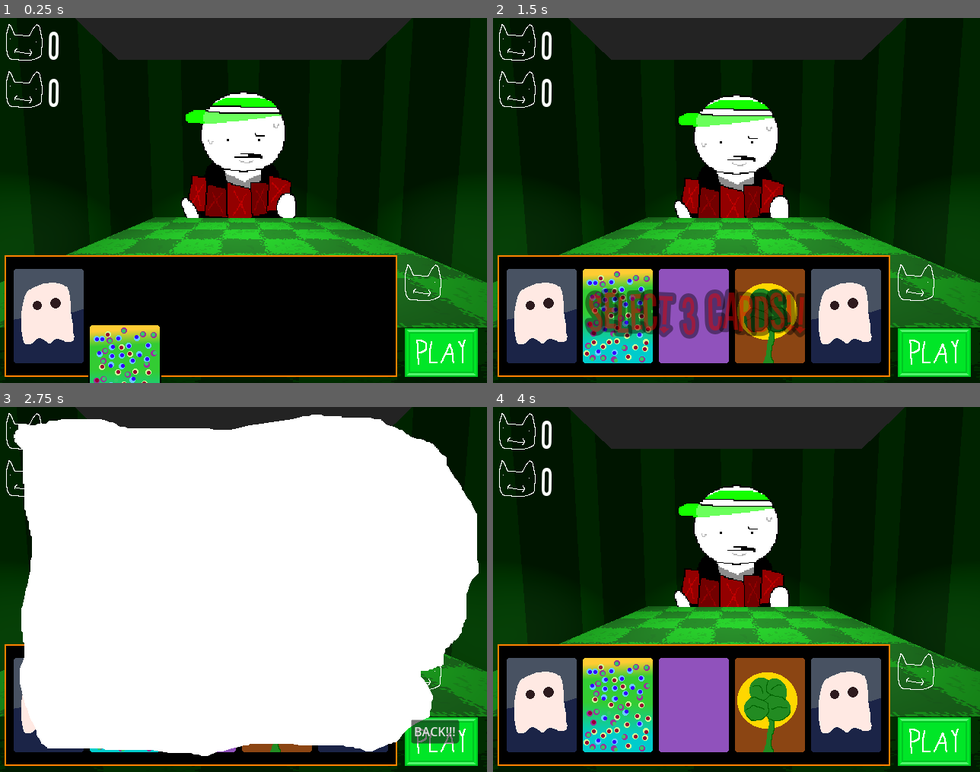
Above: before the commit, frames 1-4 (two rows, left to right).
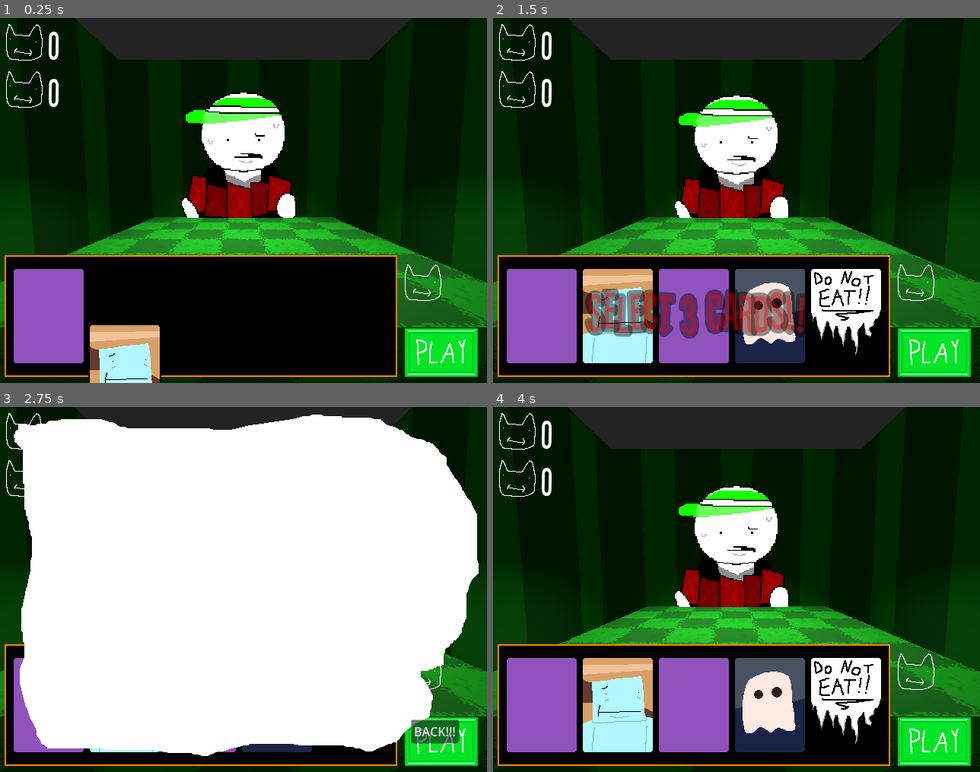
Above: after the commit, the same moments.

Repository: willslyman/kat-kards
Game: Godot game, scene res://scenes/main.tscn
Same seed, same stepped clock (60 frames per second), same inputs: the game is played once before the commit and once after it.
Inputs (mouse positions are in pixels of both pictures, inside the frame that each line leads up to):
- Up to frame 1 (0.25 s): no input
- Up to frame 2 (1.5 s): click (936, 353) at 0.5 s; click (936, 353) at 1.25 s
- Up to frame 3 (2.75 s): click (443, 669) at 2 s
- Up to frame 4 (4 s): click (936, 669) at 2.75 s; click (936, 742) at 3.5 s

The runs differ from the first frame. In frame 1, 6.0% of the frame differs, in the area x 2-33%, y 68-100%; in frame 2, 15%; in frame 3, 1.5%; in frame 4, 15%, in the area x 2-80%, y 68-95%.

Commit message:
added minus2 and invert card

Diff:
--- /dev/null
+++ b/scenes/cards/invert.tscn
@@ -0,0 +1,17 @@
+[gd_scene load_steps=3 format=3 uid="uid://cmkpfod0jqjbn"]
+
+[ext_resource type="PackedScene" uid="uid://ct03lqcjb5p66" path="res://scenes/card_base.tscn" id="1_l04eq"]
+
+[sub_resource type="GDScript" id="GDScript_lkyrt"]
+script/source = "extends Card
+
+# Invert your score
+func score() -> void:
+	add_mult(-1.0)
+"
+
+[node name="Invert" type="Area2D"]
+script = SubResource("GDScript_lkyrt")
+card_name = "invert"
+
+[node name="CardBase" parent="." instance=ExtResource("1_l04eq")]
--- /dev/null
+++ b/scenes/cards/minus_2.tscn
@@ -0,0 +1,17 @@
+[gd_scene load_steps=3 format=3 uid="uid://bq1hl73ql6uhb"]
+
+[ext_resource type="PackedScene" uid="uid://ct03lqcjb5p66" path="res://scenes/card_base.tscn" id="1_3ulth"]
+
+[sub_resource type="GDScript" id="GDScript_lkyrt"]
+script/source = "extends Card
+
+# Sub two from your score
+func score() -> void:
+	add_points(-2)
+"
+
+[node name="Minus2" type="Area2D"]
+script = SubResource("GDScript_lkyrt")
+card_name = "minus2"
+
+[node name="CardBase" parent="." instance=ExtResource("1_3ulth")]
--- a/scripts/card_list.gd
+++ b/scripts/card_list.gd
@@ -4,7 +4,9 @@
 	"swap" : preload("uid://bc4vlcs44b3bl"),
 	"plus1" : preload("uid://ce855u7bi6ev1"),
 	"plus2" : preload("uid://gfjx2q1emkgw"),
+	"minus2" : preload("uid://bq1hl73ql6uhb"),
 	"times2" : preload("uid://bmtbradsvsyas"),
+	"invert" : preload("uid://cmkpfod0jqjbn"),
 	"destroy" : preload("uid://g5wl5jd84fb7")
 }
 
